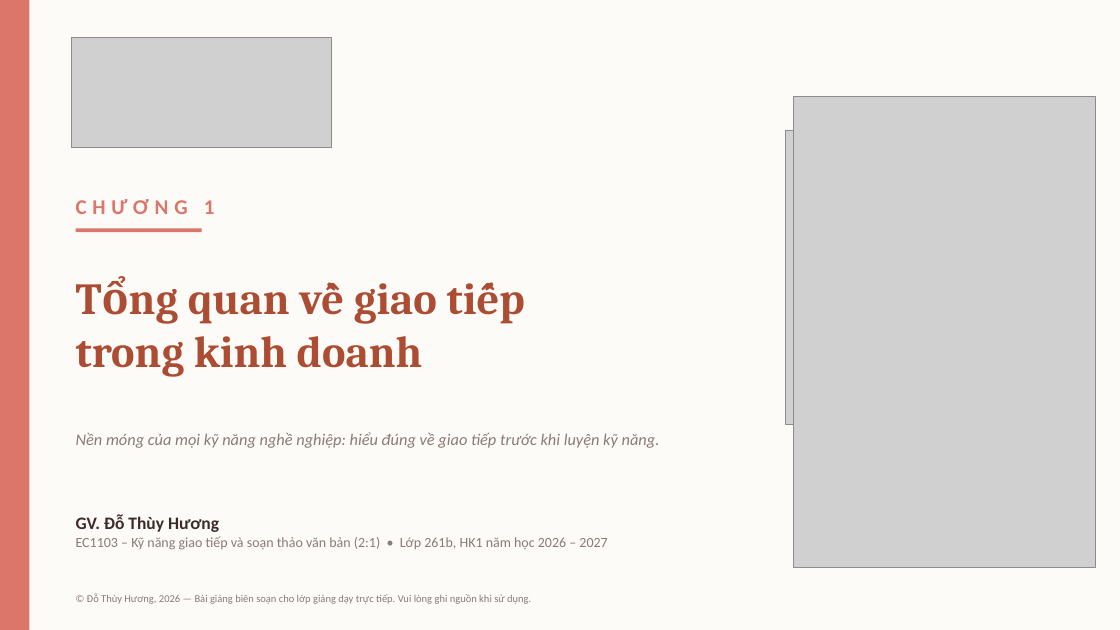
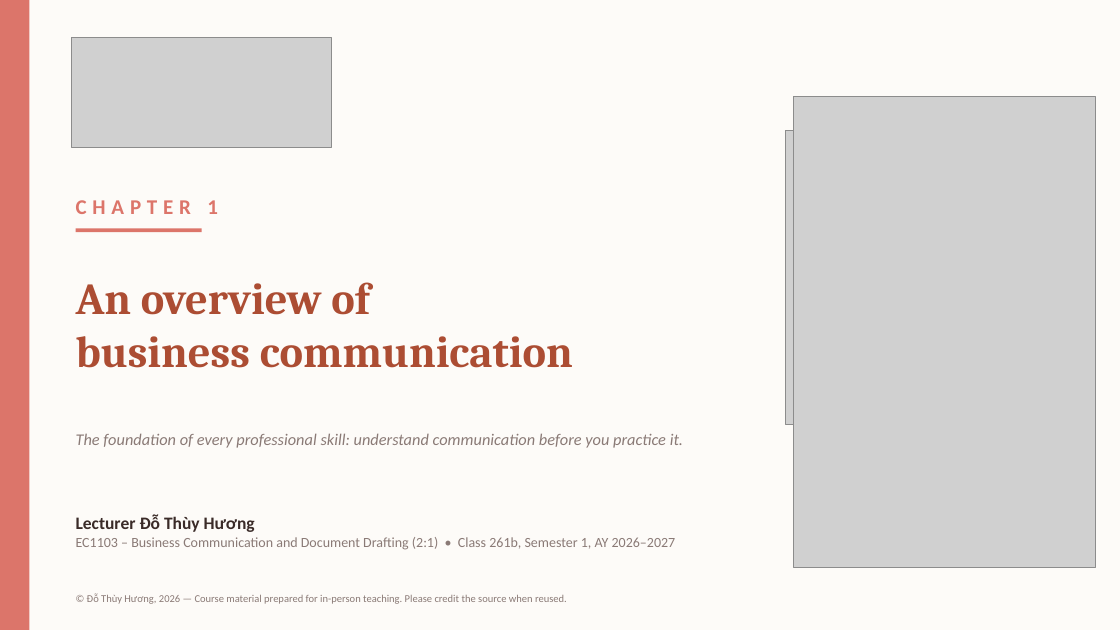
Before and after one commit to thuyhuongctu/ComDraft, a slide deck: slide 1 of slides/01-tong-quan-giao-tiep.pptx. Drawn at 1120x630 pixels with LibreOffice and Linux fonts; fonts in the diff are those of the drawing; grey boxes stand for pictures. Boxes give left, top, right and bottom in pixels: in the first picture for what was removed or moved away, otherwise in the second. Text is boxed around its words. In the diff, an @@ line names an element or a change of style, - is before the commit and + after.

Commit message:
Đồng bộ ảnh đại diện "Xem 3 phút" ở trang chủ sang tiếng Anh (#17)
Khối giới thiệu video ở trang chủ (khung_phim()) lấy ảnh đại diện từ
assets/slides/ch1/001.jpg — ảnh trang bìa của bộ slide Chương 1, không
liên quan gì tới tệp video. Bìa video Chương 1 đã đổi sang tiếng Anh ở
PR #14, nhưng ảnh đại diện này vẫn tiếng Việt vì là một tài sản khác,
xuất riêng từ slides/01-tong-quan-giao-tiep.pptx.

Sửa đúng ở nguồn: dịch 7 dòng chữ trên slide 1 của pptx sang tiếng Anh
(khớp đúng bản dịch đã dùng cho bìa video), rồi xuất lại đúng trang 1
bằng cùng cách scripts/xuat_slide.py vẫn dùng (soffice → PDF → pdftoppm
110dpi → JPEG 1280x720, quality 84). Không chạy xuat_slide.py nguyên bộ
vì hai lý do: script còn hardcode đường dẫn máy cũ (/workspace/comdraft)
chưa chạy được ở đây, và chạy nguyên bộ sẽ xuất lại cả 8 bộ slide trong
khi chỉ một trang của một bộ cần đổi. 18 trang còn lại của Chương 1 và
data/slides.js (số trang không đổi, vẫn 19) giữ nguyên.

```diff
--- a/slides/01-tong-quan-giao-tiep.pptx
+++ b/slides/01-tong-quan-giao-tiep.pptx
@@ text at bbox=[76, 200, 218, 214]: text changed @@
-CHƯƠNG 1
+CHAPTER 1
@@ text at bbox=[76, 282, 573, 368]: text changed @@
-Tổng quan về giao tiếp
-trong kinh doanh
+An overview of
+business communication
@@ text at bbox=[76, 433, 683, 448]: text changed @@
-Nền móng của mọi kỹ năng nghề nghiệp: hiểu đúng về giao tiếp trước khi luyện kỹ năng.
+The foundation of every professional skill: understand communication before you practice it.
@@ text at bbox=[76, 515, 676, 550]: text changed @@
-GV. Đỗ Thùy Hương
-EC1103 – Kỹ năng giao tiếp và soạn thảo văn bản (2:1) • Lớp 261b, HK1 năm học 2026 – 2027
+Lecturer Đỗ Thùy Hương
+EC1103 – Business Communication and Document Drafting (2:1) • Class 261b, Semester 1, AY 2026–2027
@@ text at bbox=[87, 594, 567, 604]: text changed @@
-© Đỗ Thùy Hương, 2026 — Bài giảng biên soạn cho lớp giảng dạy trực tiếp. Vui lòng ghi nguồn khi sử dụng.
+© Đỗ Thùy Hương, 2026 — Course material prepared for in-person teaching. Please credit the source when reused.
```
Also in this commit, not shown: 1 other file.
